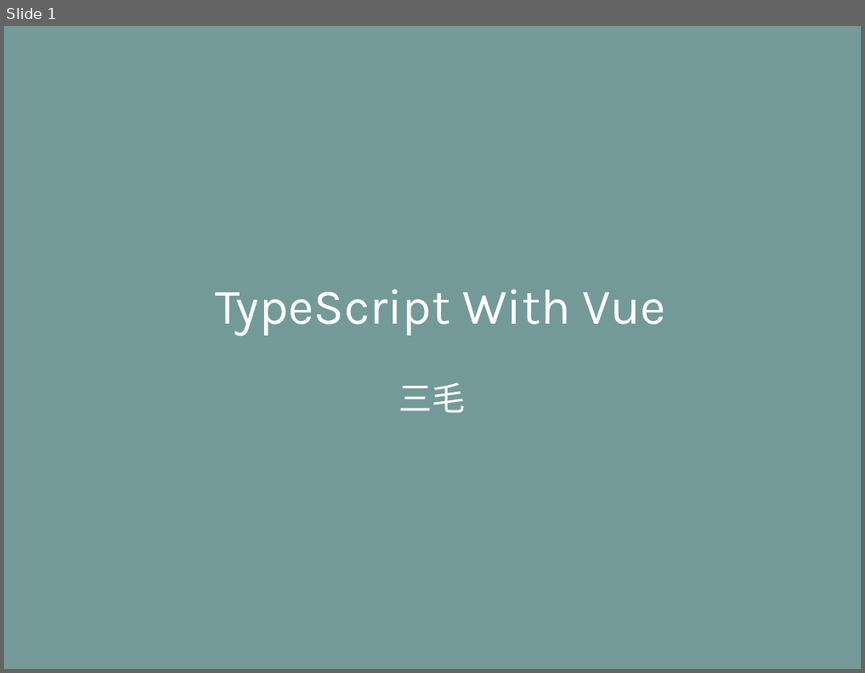
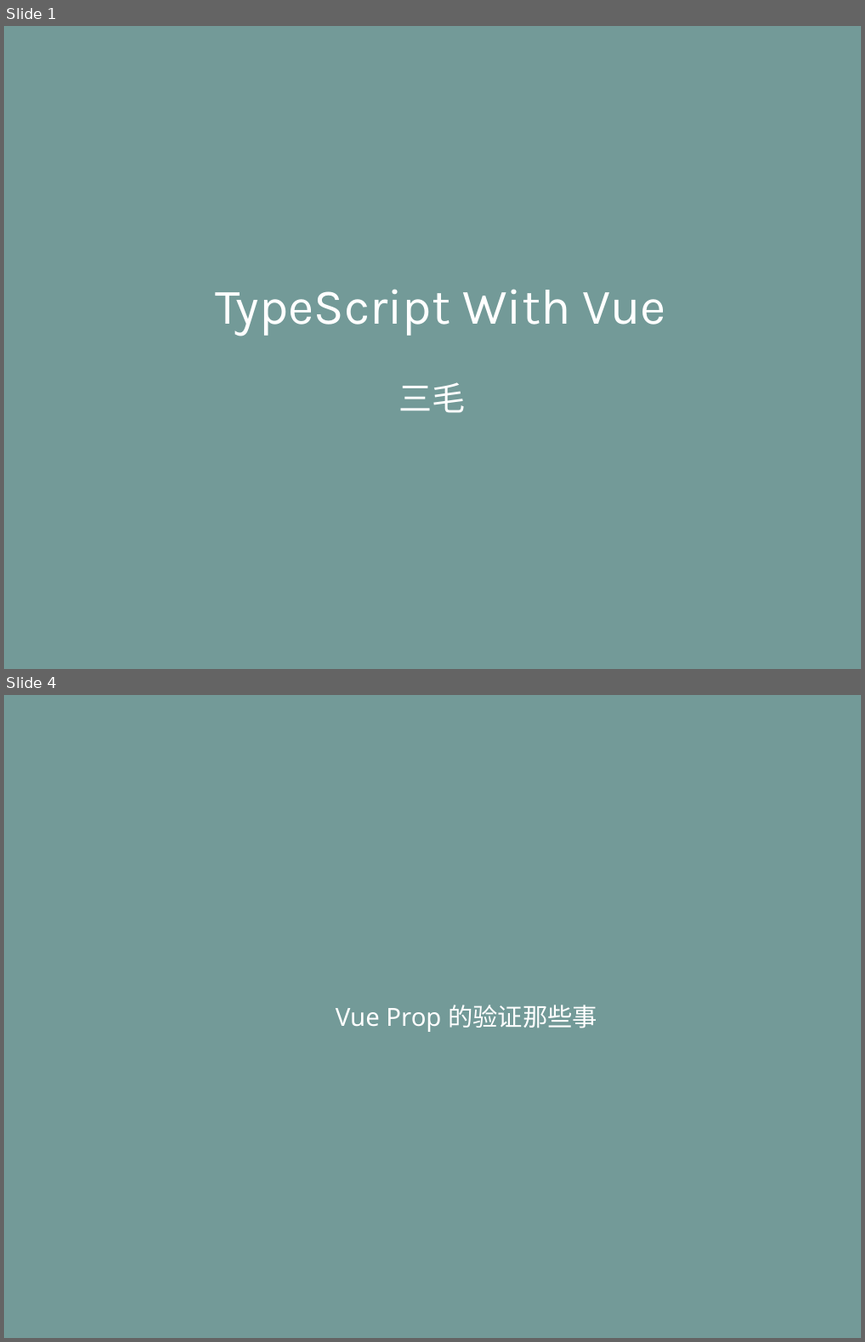
Before and after one commit to life0727/blog, a slide deck: ppt/typescript（三）.pptx. Shown one above the other, each under a label of ours: slide 1 before the commit, slides 1 and 4 after it; the slides between them are not shown. The pictures are 865x673 and 865x1342 pixels, drawn with LibreOffice and Linux fonts; fonts in the diff are those of the drawing. Boxes give left, top, right and bottom in pixels: in the first picture for what was removed or moved away, otherwise in the second. Text is boxed around its words. In the diff, an @@ line names an element or a change of style, - is before the commit and + after.

```diff
--- a/ppt/typescript（三）.pptx
+++ b/ppt/typescript（三）.pptx
@@ slide 4 added at <box>4,695,861,1338</box>, background #739A98 @@
@@ text added at <box>336,1004,597,1032</box>, 33 pt, text #FFFFFF @@
+Vue Prop 的验证那些事
```
Also in this commit, not shown: 3 other slides added, 1 slide removed.
